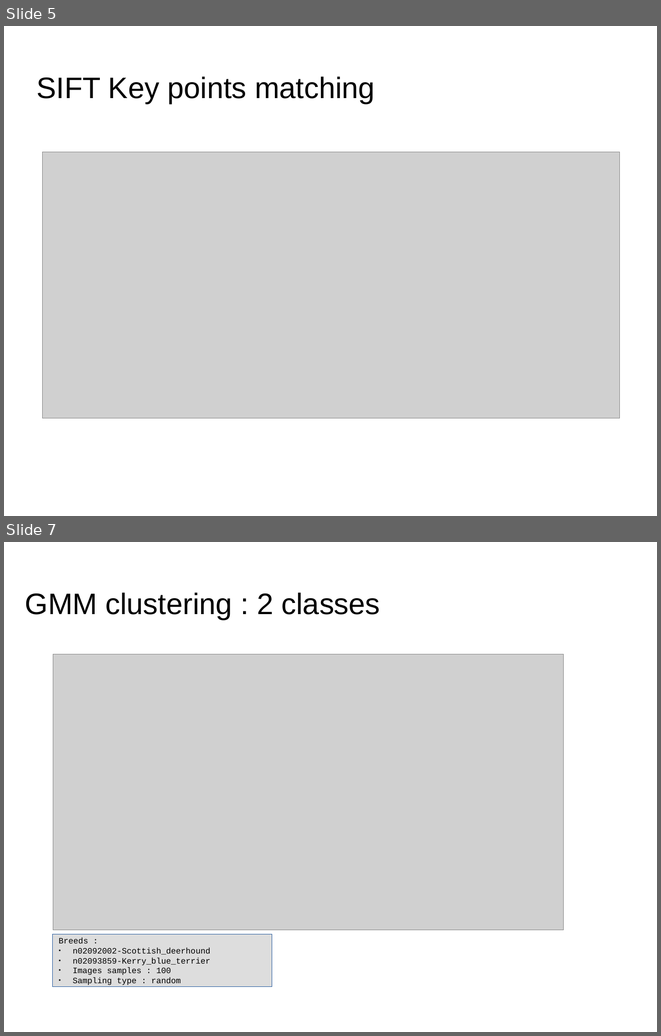
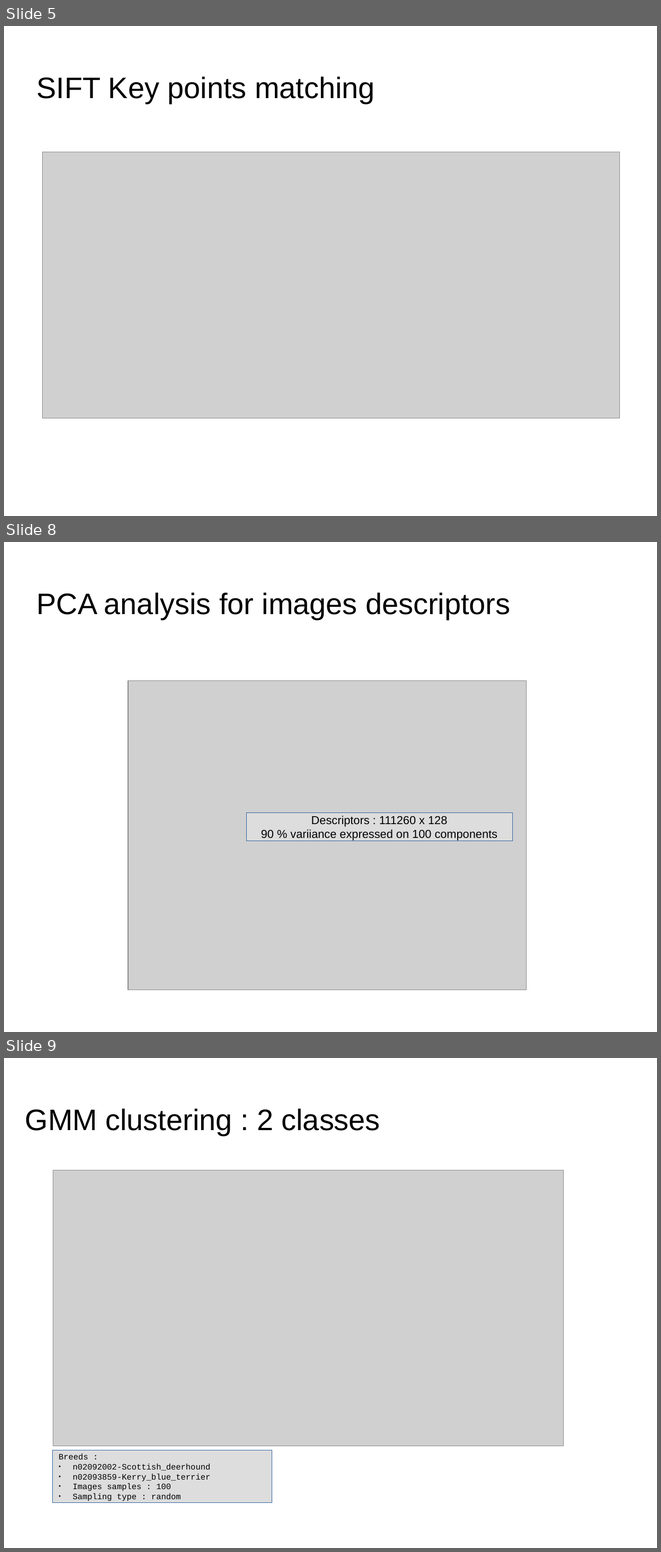
Before and after one commit to dataforcast/OC_Datascientist, a slide deck: P7/report/Openclassrooms_ParcoursDatascientist_P7-V1.odp. Shown one above the other, each under a label of ours: slides 5 and 7 before the commit, slides 5, 8 and 9 after it; the slides between them are not shown. The pictures are 661x1036 and 661x1552 pixels, drawn with LibreOffice and Linux fonts; fonts in the diff are those of the drawing; grey boxes stand for pictures; background and template pictures are left out. Boxes give left, top, right and bottom in pixels: in the first picture for what was removed or moved away, otherwise in the second. Text is boxed around its words. In the diff, an @@ line names an element or a change of style, - is before the commit and + after.

Commit message:
P7 : update with filter over SIFT descriptors based on descriptors density per splitted image

```diff
--- a/P7/report/Openclassrooms_ParcoursDatascientist_P7-V1.odp
+++ b/P7/report/Openclassrooms_ParcoursDatascientist_P7-V1.odp
@@ slide 8 added at [4,542,657,1032], background picture (left out) @@
@@ title added at [37,592,510,619], 36 pt, text #000000 @@
+PCA analysis for images descriptors
@@ picture added at [128,681,527,990] @@
@@ rectangle added at [246,813,512,840], fill #DDDDDD, outline #3465A4 0 pt, 14 pt, text #000000 @@
+Descriptors : 111260 x 128
+90 % variiance expressed on 100 components
@@ what was slide 7 is now slide 9 @@
```
Also in this commit, not shown: 4 slides changed, 2 other slides added, 1 slide removed, 9 other files.
